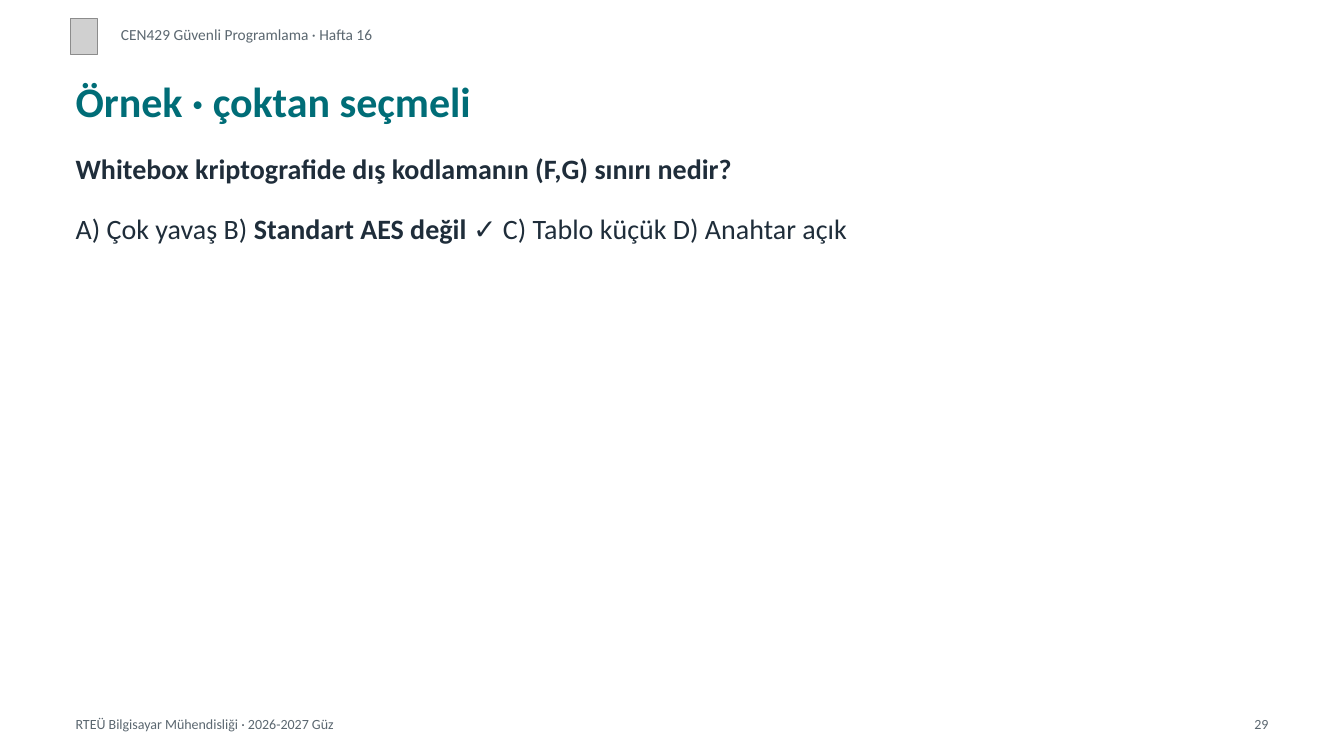
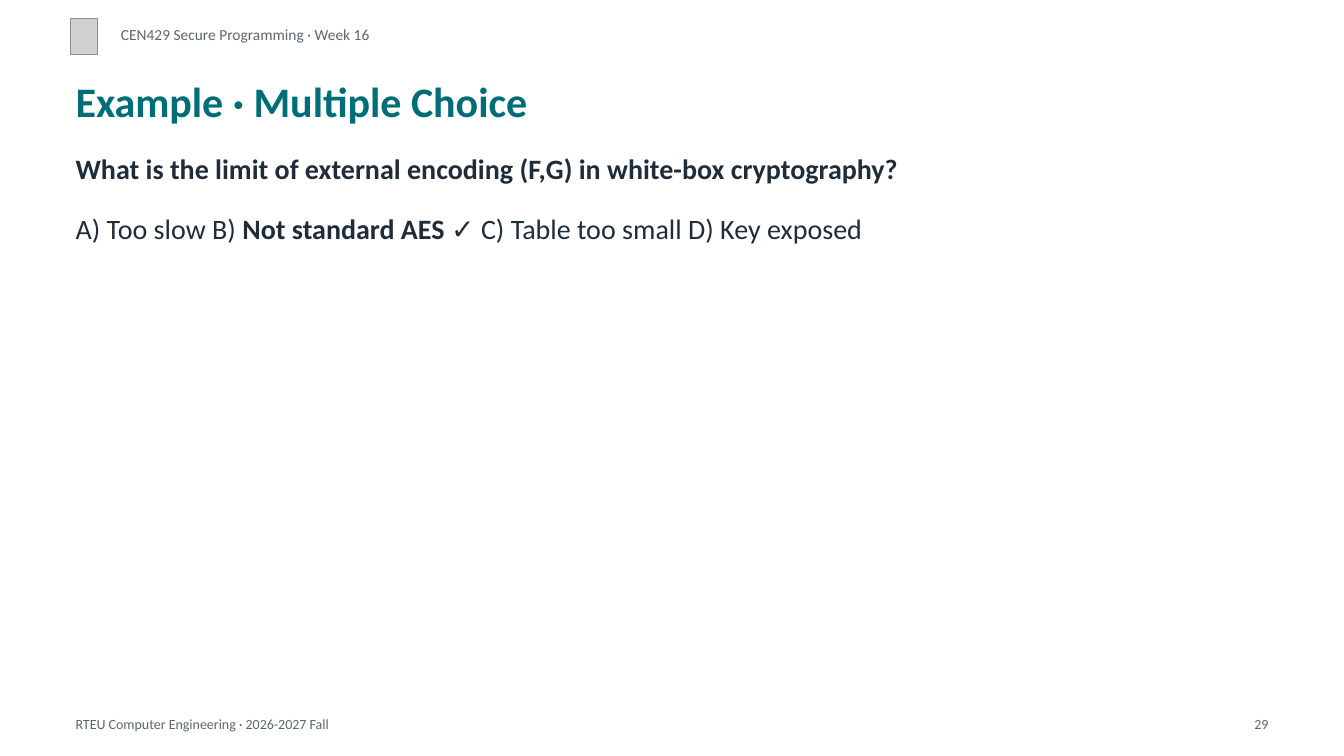
Before and after one commit to ucoruh/cen429-secure-programming, a slide deck: slide 29 of docs/week-16/cen429-week-16-sunum.en.pptx. Drawn at 1344x756 pixels with LibreOffice and Linux fonts; fonts in the diff are those of the drawing; grey boxes stand for pictures. Boxes give left, top, right and bottom in pixels: in the first picture for what was removed or moved away, otherwise in the second. Text is boxed around its words. In the diff, an @@ line names an element or a change of style, - is before the commit and + after.

```diff
--- a/docs/week-16/cen429-week-16-sunum.en.pptx
+++ b/docs/week-16/cen429-week-16-sunum.en.pptx
@@ text at <box>121,29,370,43</box>: text changed @@
-CEN429 Güvenli Programlama · Hafta 16
+CEN429 Secure Programming · Week 16
@@ text at <box>76,87,527,124</box>: text changed @@
-Örnek · çoktan seçmeli
+Example · Multiple Choice
@@ text at <box>76,158,898,184</box>: text changed @@
-Whitebox kriptografide dış kodlamanın (F,G) sınırı nedir?
+What is the limit of external encoding (F,G) in white-box cryptography?
@@ text at <box>76,218,862,244</box>: text changed @@
-A) Çok yavaş B) Standart AES değil ✓ C) Tablo küçük D) Anahtar açık
+A) Too slow B) Not standard AES ✓ C) Table too small D) Key exposed
@@ text at <box>76,719,329,732</box>: text changed @@
-RTEÜ Bilgisayar Mühendisliği · 2026-2027 Güz
+RTEU Computer Engineering · 2026-2027 Fall
```
Also in this commit, not shown: 19 other slides changed, 11 slides added, 11 slides removed, 15 other files.
